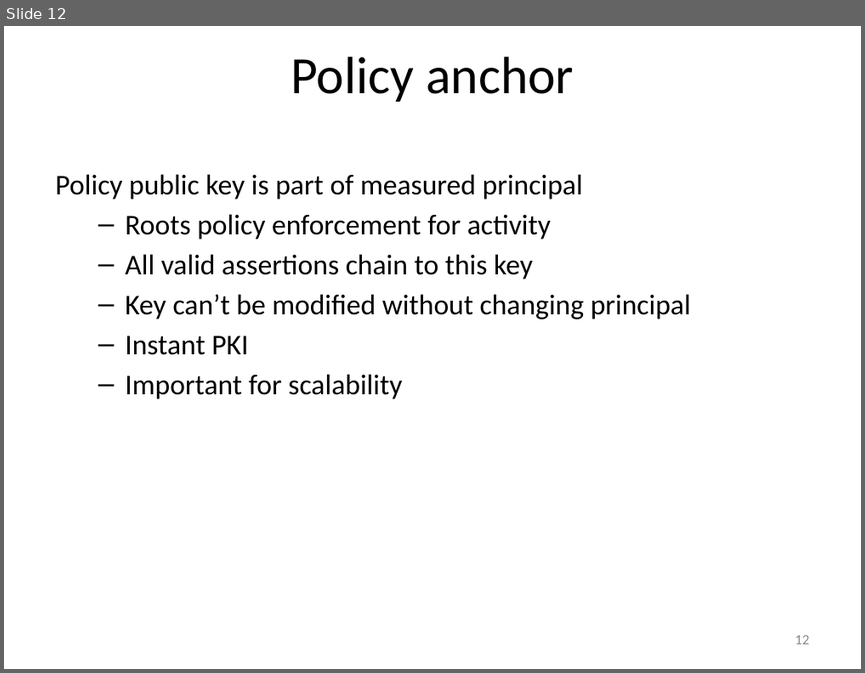
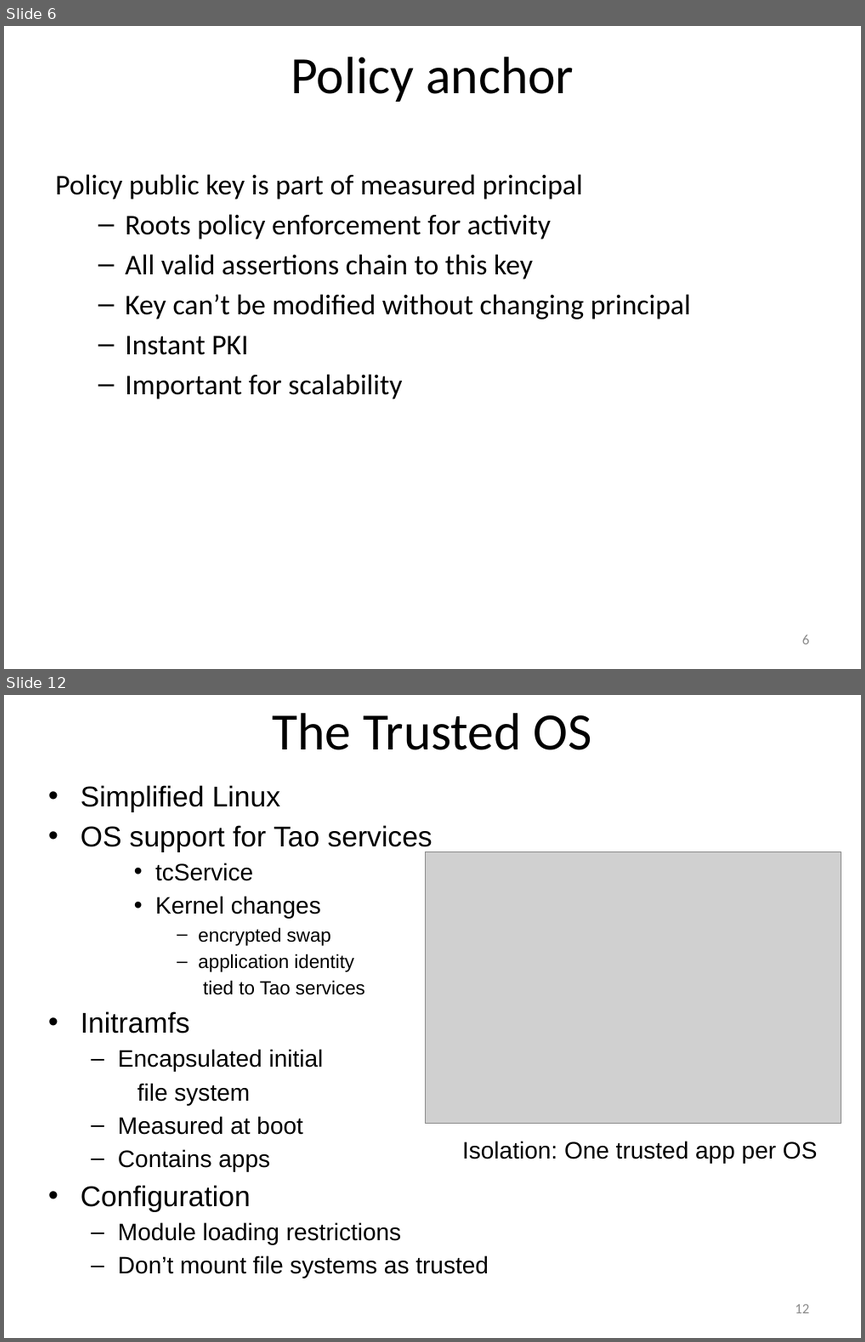
Before and after one commit to jlmucb/cloudproxy, a slide deck: Doc/Hypervisor.pptx. Shown one above the other, each under a label of ours: slide 12 before the commit, slides 6 and 12 after it; the slides between them are not shown. The pictures are 865x673 and 865x1342 pixels, drawn with LibreOffice and Linux fonts; fonts in the diff are those of the drawing; grey boxes stand for pictures. Boxes give left, top, right and bottom in pixels: in the first picture for what was removed or moved away, otherwise in the second. Text is boxed around its words. In the diff, an @@ line names an element or a change of style, - is before the commit and + after.

Commit message:
Documentation overview, documentation for kvm node control program, new slides, initial ncp

```diff
--- a/Doc/Hypervisor.pptx
+++ b/Doc/Hypervisor.pptx
@@ slide 12 added at [4, 695, 861, 1338], background #FFFFFF @@
@@ title added at [273, 713, 592, 750], 44 pt, text #000000 @@
+The Trusted OS
@@ text added at [80, 785, 488, 1278], 20 pt, text #000000 @@
+  • Simplified Linux
+• OS support for Tao services
+    • tcService
+    • Kernel changes
+      – encrypted swap
+      – application identity
+      tied to Tao services
+• Initramfs
+  – Encapsulated initial
+  file system
+  – Measured at boot
+  – Contains apps
+• Configuration
+  – Module loading restrictions
+  – Don’t mount file systems as trusted
@@ picture added at [426, 851, 841, 1123] @@
@@ text added at [462, 1140, 817, 1163], 20 pt, text #000000 @@
+Isolation: One trusted app per OS
@@ page number added at [794, 1304, 809, 1313], 12 pt, text #8C8C8C @@
+12
@@ what was slide 12 is now slide 6 @@
@@ page number at [802, 635, 809, 644]: text changed @@
-12
+6
```
Also in this commit, not shown: 10 slides changed, 7 other slides added, 3 slides removed, 9 other files.
